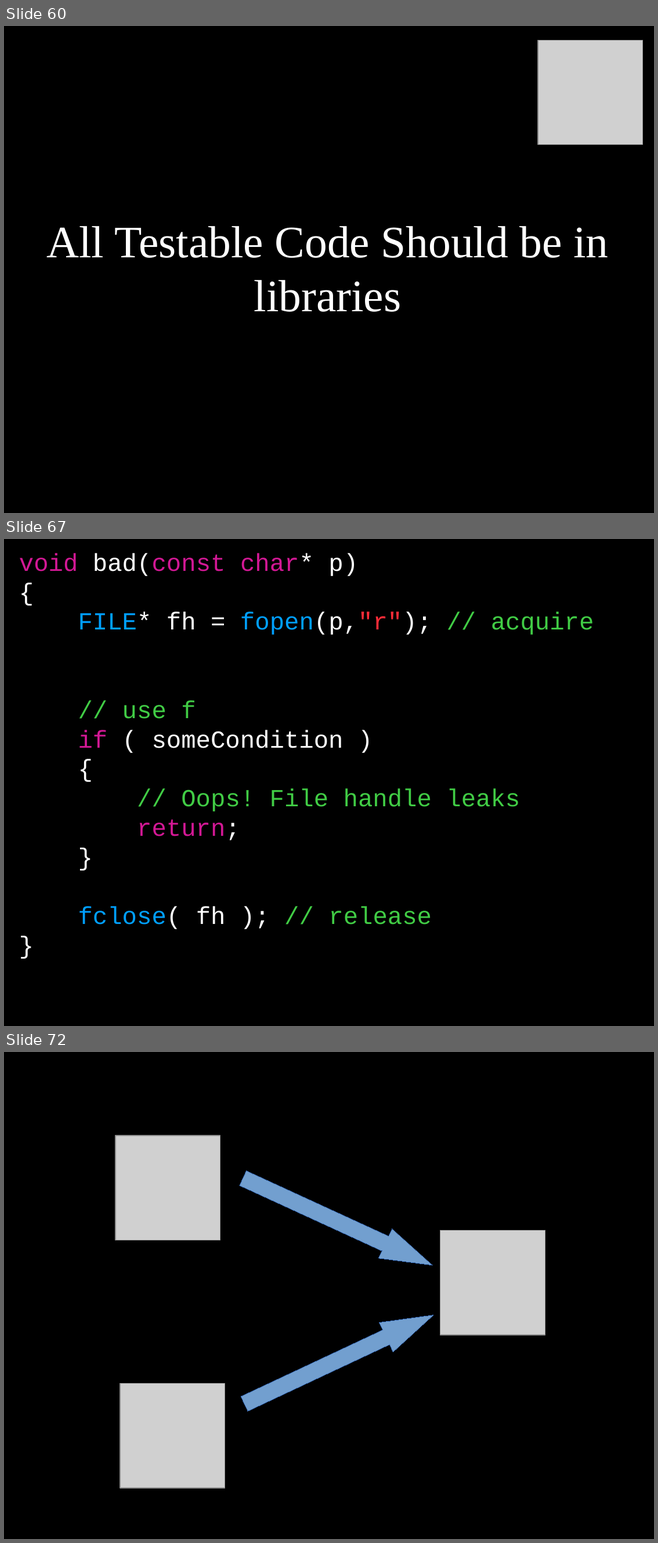
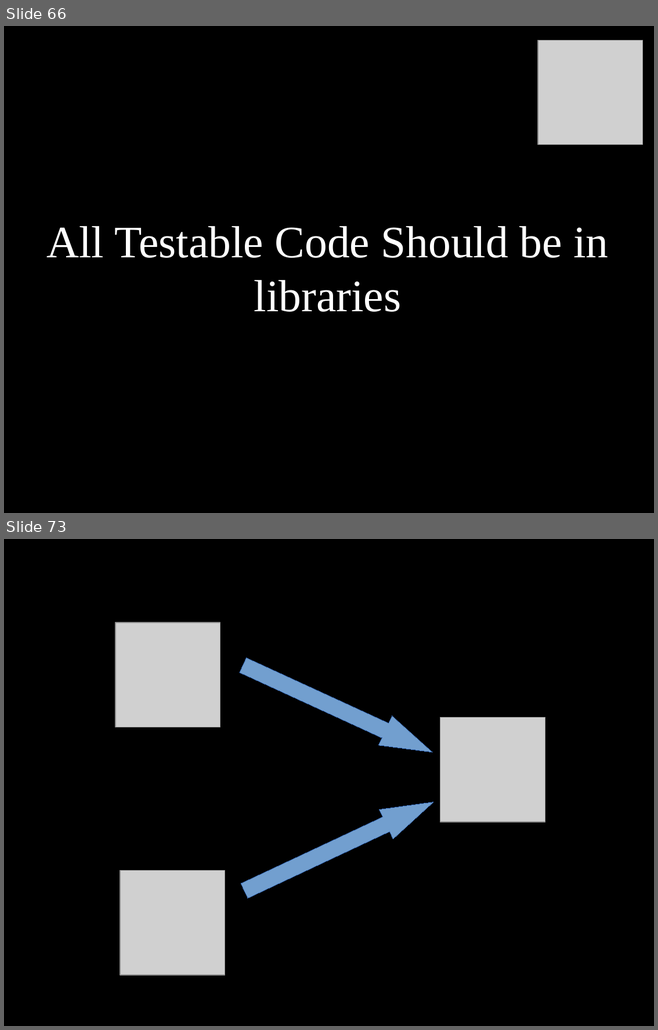
Before and after one commit to dodikk/StaticLib-Slides, a slide deck: Libraries-GoingNative.odp. Shown one above the other, each under a label of ours: slides 60, 67 and 72 before the commit, slides 66 and 73 after it; the slides between them are not shown. The pictures are 658x1543 and 658x1030 pixels, drawn with LibreOffice and Linux fonts; fonts in the diff are those of the drawing; grey boxes stand for pictures. Boxes give left, top, right and bottom in pixels: in the first picture for what was removed or moved away, otherwise in the second. Text is boxed around its words. In the diff, an @@ line names an element or a change of style, - is before the commit and + after.

```diff
--- a/Libraries-GoingNative.odp
+++ b/Libraries-GoingNative.odp
@@ slide 67 removed at [4, 539, 654, 1026], background #000000 @@
@@ text removed at [19, 553, 594, 929] @@
-void bad(const char* p)
-{
-FILE* fh = fopen(p,"r"); // acquire
-// use f
-if ( someCondition )
-{
-// Oops! File handle leaks
-return;
-}
-fclose( fh ); // release
-}
@@ what was slide 60 is now slide 66 @@
@@ what was slide 72 is now slide 73 @@
```
Also in this commit, not shown: 3 slides changed, 11 slides added, 9 other slides removed, 1 other file.
